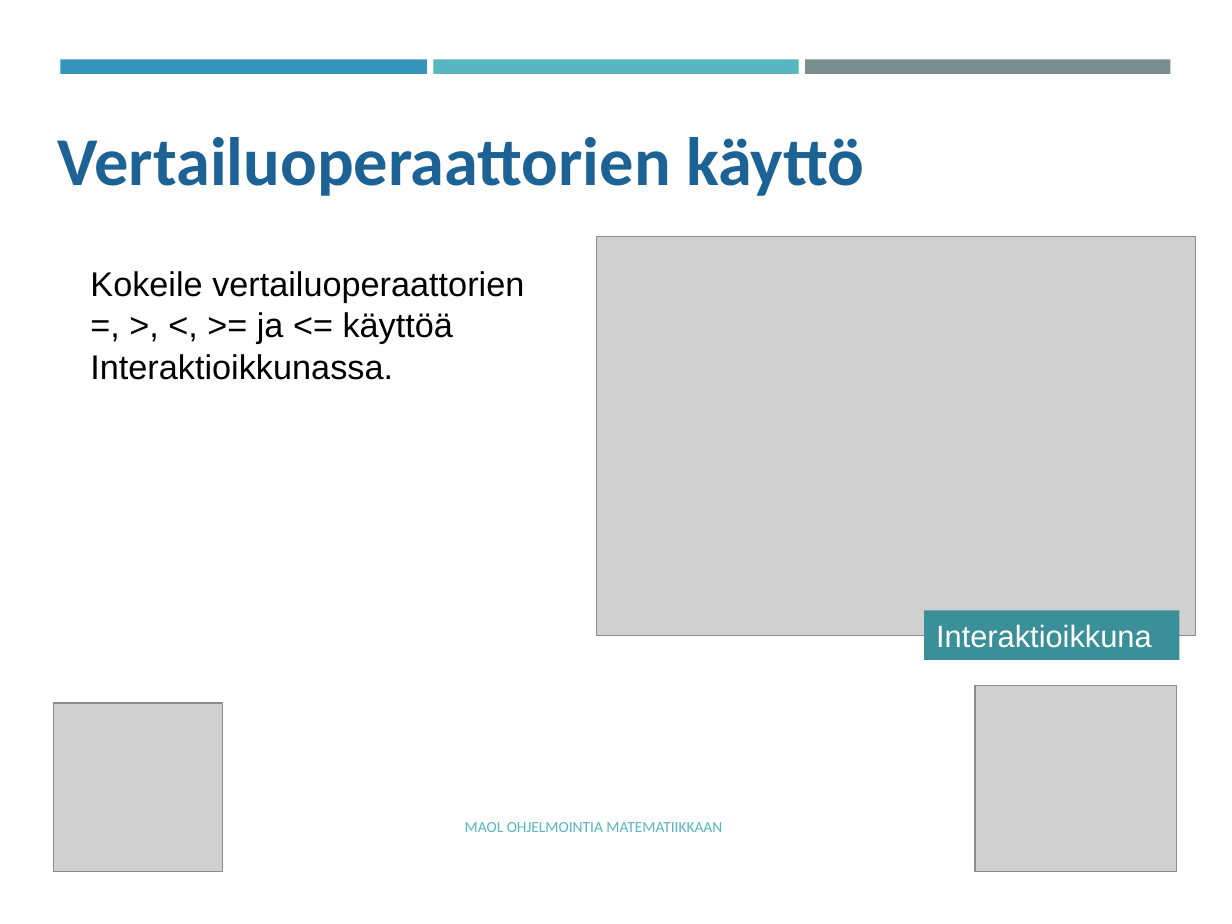
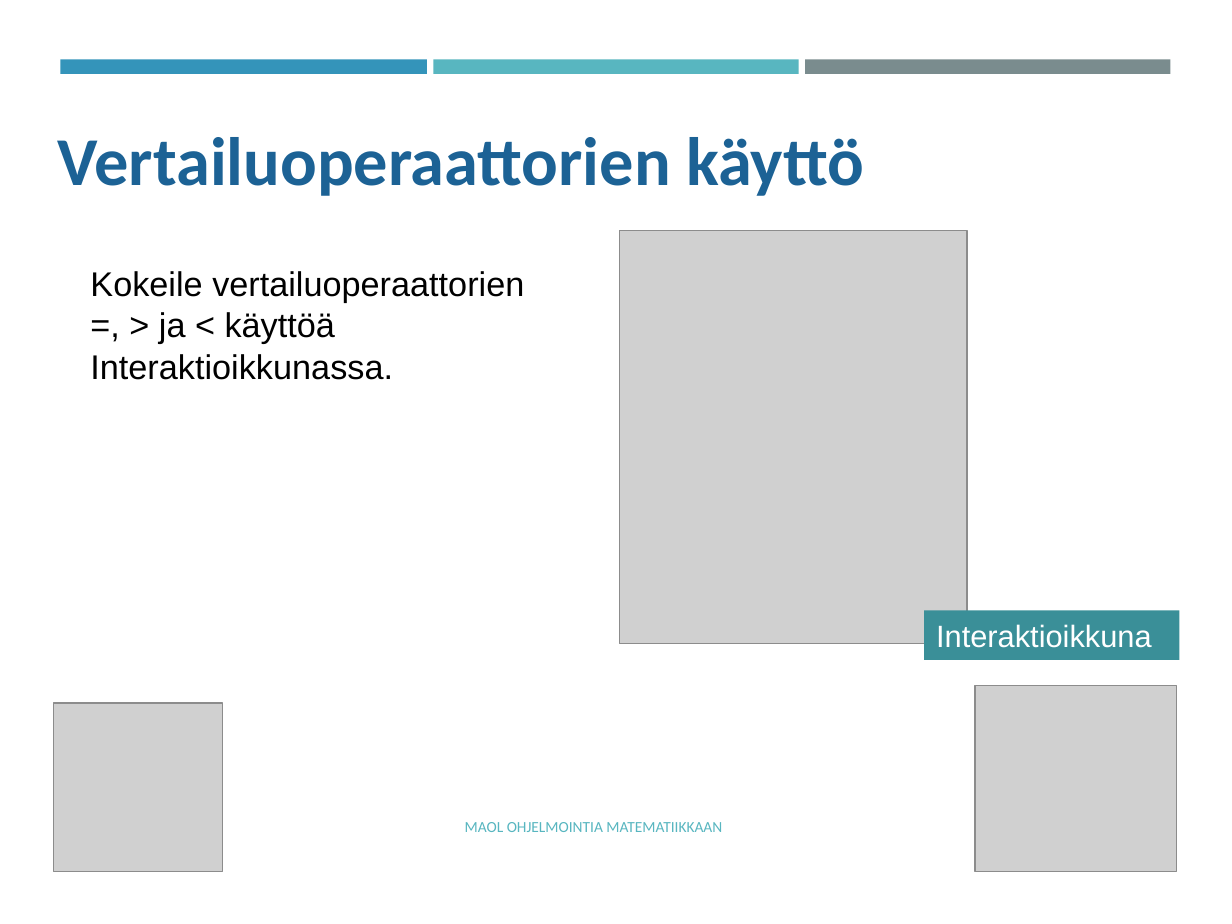
Before and after one commit to tyynetyyne/tyynetyyne.github.io, a slide deck: slide 9 of tehtavat/tiedostot/maol/power_point/Racket-MAOL-5-6-muuttujat.pptx. Drawn at 1232x924 pixels with LibreOffice and Linux fonts; fonts in the diff are those of the drawing; grey boxes stand for pictures. Boxes give left, top, right and bottom in pixels: in the first picture for what was removed or moved away, otherwise in the second. Text is boxed around its words. In the diff, an @@ line names an element or a change of style, - is before the commit and + after.

```diff
--- a/tehtavat/tiedostot/maol/power_point/Racket-MAOL-5-6-muuttujat.pptx
+++ b/tehtavat/tiedostot/maol/power_point/Racket-MAOL-5-6-muuttujat.pptx
@@ picture: place and size @@
-picture at (596, 237, 1195, 636)
+picture at (620, 230, 967, 643)
@@ text at (90, 271, 524, 380): text changed @@
-Kokeile vertailuoperaattorien =, >, <, >= ja <= käyttöä Interaktioikkunassa.
+Kokeile vertailuoperaattorien =, > ja < käyttöä Interaktioikkunassa.
```
Also in this commit, not shown: 9 other slides changed, 3 slides added, 1 slide removed.
